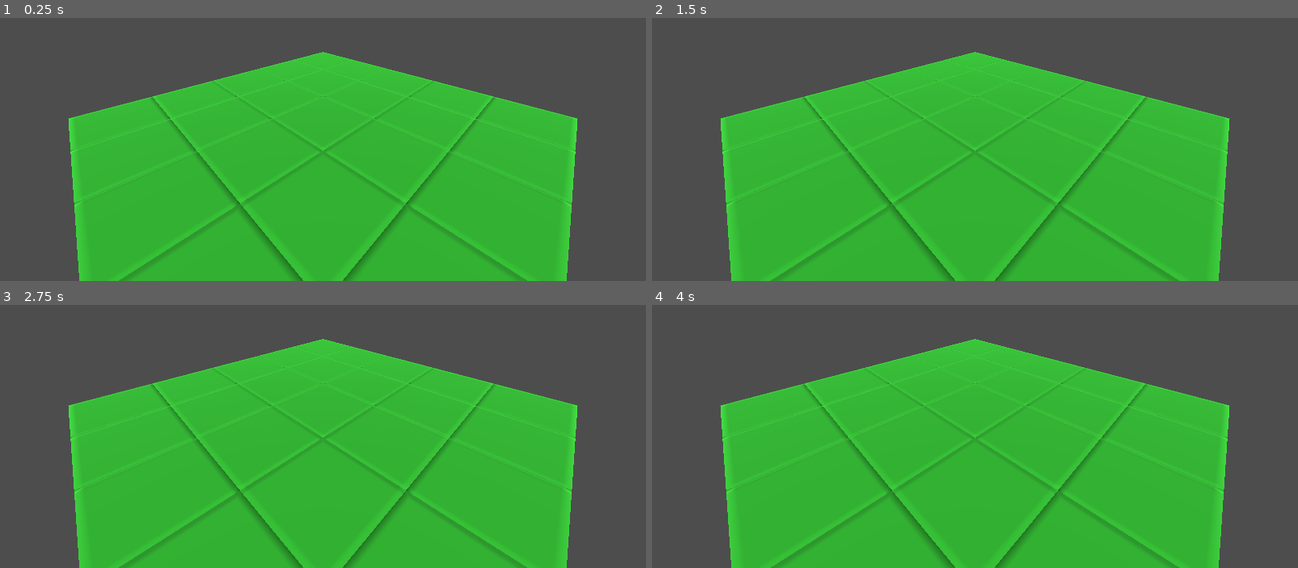
Above: before the commit, frames 1-4 (two rows, left to right).
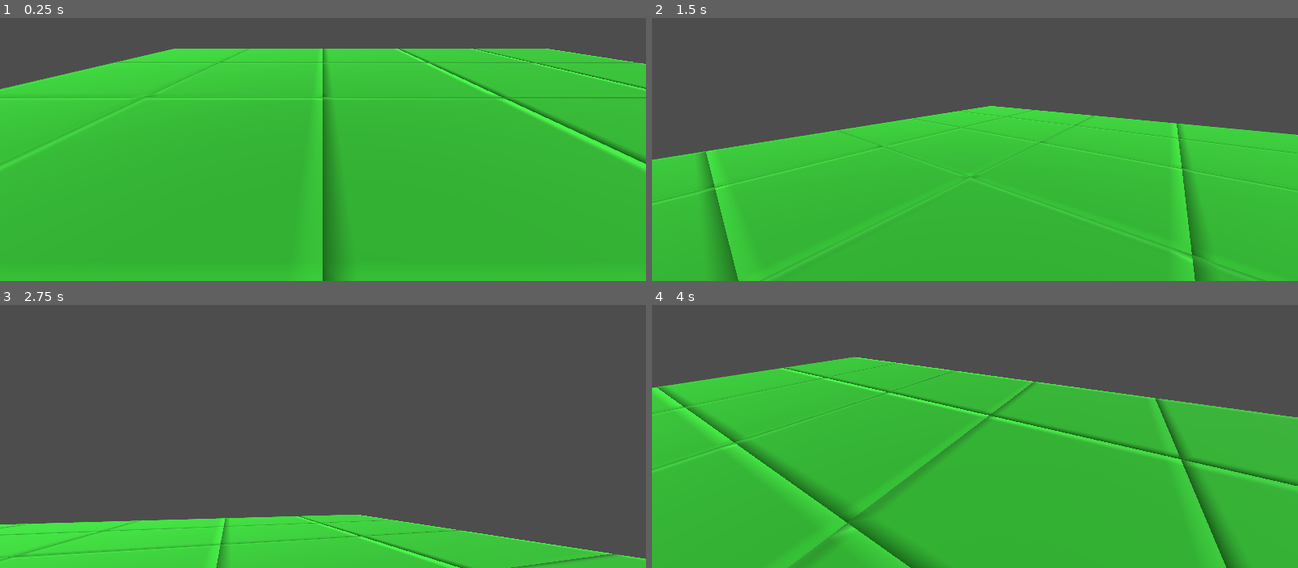
Above: after the commit, the same moments.

Repository: Ephesius/godot-voxels
Game: Godot game, scene res://scenes/world.tscn
Two runs of this game, one before a commit and one after it. Both use one fixed random seed, a clock stepped at 60 frames per second and the inputs below. The project has no main scene, so this scene is started directly.
Inputs (mouse positions are in pixels of both pictures, inside the frame that each line leads up to):
- Up to frame 1 (0.25 s): no input
- Up to frame 2 (1.5 s): tap Enter at 0.5 s; move the mouse to (1117, 81) at 0.52 s; hold Right (ui_right) 0.53-1.28 s; hold Shift 0.53-1.28 s; tap Space at 0.77, 1.07 s; tap Ctrl at 0.8, 1.35 s; move the mouse to (845, 117) at 1.27 s; hold Down (ui_down) from 1.28 s (still down)
- Up to frame 3 (2.75 s): tap Space at 1.52, 1.82, 2.3 s; tap E at 1.55 s; move the mouse to (387, 307) at 2.02 s; release Down (ui_down) at 2.03 s; hold Right (ui_right) from 2.03 s (still down); hold E from 2.03 s (still down)
- Up to frame 4 (4 s): move the mouse to (942, 460) at 2.77 s; release Right (ui_right) at 2.78 s; release E at 2.78 s; hold Up (ui_up) 2.78-3.53 s; tap Space at 2.85, 3.02, 3.32, 3.77 s; tap Shift at 3.05 s; move the mouse to (1168, 441) at 3.52 s; hold Left (ui_left) from 3.53 s (still down); hold Shift from 3.53 s (still down); tap Ctrl at 3.8 s

The runs differ from the first frame. In frame 1, 33% of the frame differs, in the area x 0-100%, y 11-100%; in frame 2, 30%; in frame 3, 56%, in the area x 0-100%, y 12-100%; in frame 4, 27%.

Commit message:
Add flying camera controller for player movement

Diff:
--- /dev/null
+++ b/scripts/flying_camera.gd
@@ -0,0 +1,86 @@
+class_name FlyingCamera
+extends Camera3D
+
+# Movement settings
+var base_speed: float = 10.0  # Normal movement speed
+var sprint_speed: float = 30.0  # Speed when holding Shift
+var slow_speed: float = 3.0  # Speed when holding Ctrl
+
+# Mouse look settings
+var mouse_sensitivity: float = 0.003  # How fast the camera rotates with mouse movement
+var pitch: float = 0.0  # Up/down rotation (stored separately to clamp it)
+
+# Internal state
+var mouse_captured: bool = false
+
+func _ready() -> void:
+	# Make this the active camera
+	current = true
+
+	# Capture the mouse cursor
+	_capture_mouse()
+
+func _input(event: InputEvent) -> void:
+	# Handle mouse look
+	if event is InputEventMouseMotion and mouse_captured:
+		var mouse_motion: InputEventMouseMotion = event as InputEventMouseMotion
+
+		# Rotate camera based on mouse movement
+		# Horizontal rotation (yaw) - rotate around Y axis
+		rotate_y(-mouse_motion.relative.x * mouse_sensitivity)
+
+		# Vertical rotation (pitch) - rotate around local X axis
+		pitch -= mouse_motion.relative.y * mouse_sensitivity
+		# Clamp pitch to prevent camera flipping upside down
+		pitch = clamp(pitch, -PI / 2, PI / 2)
+		rotation.x = pitch
+
+	# Toggle mouse capture with Escape
+	if event.is_action_pressed("ui_cancel"):
+		if mouse_captured:
+			_release_mouse()
+		else:
+			_capture_mouse()
+
+func _process(delta: float) -> void:
+	# Don't move if mouse isn't captured (player is in menu/paused)
+	if not mouse_captured:
+		return
+
+	# Determine current speed based on modifiers
+	var current_speed: float = base_speed
+	if Input.is_key_pressed(KEY_SHIFT):
+		current_speed = sprint_speed
+	elif Input.is_key_pressed(KEY_CTRL):
+		current_speed = slow_speed
+
+	# Get input direction (WASD)
+	var input_dir: Vector2 = Input.get_vector("ui_left", "ui_right", "ui_up", "ui_down")
+
+	# Calculate movement direction relative to camera orientation
+	# Forward/backward movement (W/S)
+	var forward: Vector3 = -global_transform.basis.z * input_dir.y
+	# Left/right movement (A/D)
+	var right: Vector3 = global_transform.basis.x * input_dir.x
+
+	# Vertical movement (Space/Shift for up, Ctrl for down)
+	var vertical: Vector3 = Vector3.ZERO
+	if Input.is_key_pressed(KEY_SPACE):
+		vertical = Vector3.UP
+	# Note: We already use Ctrl for slow mode, so let's use E for down
+	if Input.is_key_pressed(KEY_E):
+		vertical = Vector3.DOWN
+
+	# Combine all movement directions
+	var movement: Vector3 = (forward + right + vertical).normalized()
+
+	# Apply movement
+	global_position += movement * current_speed * delta
+
+func _capture_mouse() -> void:
+	Input.mouse_mode = Input.MOUSE_MODE_CAPTURED
+	mouse_captured = true
+
+func _release_mouse() -> void:
+	Input.mouse_mode = Input.MOUSE_MODE_VISIBLE
+	mouse_captured = false
--- a/scripts/main.gd
+++ b/scripts/main.gd
@@ -11,13 +11,11 @@
 	# Each chunk is 16 blocks, so this creates an 80x80 block area
 	chunk_manager.generate_chunks_around(Vector3i(0, 0, 0), 2)
 
-	# Position the camera to see multiple chunks
-	# We're now looking at a larger area, so move the camera back and up
-	var camera: Camera3D = Camera3D.new()
-	camera.position = Vector3(40, 30, 40)  # Higher and further back to see more chunks
+	# Create flying camera for player control
+	var camera: FlyingCamera = FlyingCamera.new()
+	camera.position = Vector3(0, 10, 20)  # Start above the terrain, looking toward center
+	camera.rotation_degrees = Vector3(-20, 0, 0)  # Angle down slightly
 	add_child(camera)
-	camera.current = true
-	camera.look_at(Vector3(0, 2, 0))  # Look at the center of our chunk grid
 
 	# Add lighting
 	var light: DirectionalLight3D = DirectionalLight3D.new()
